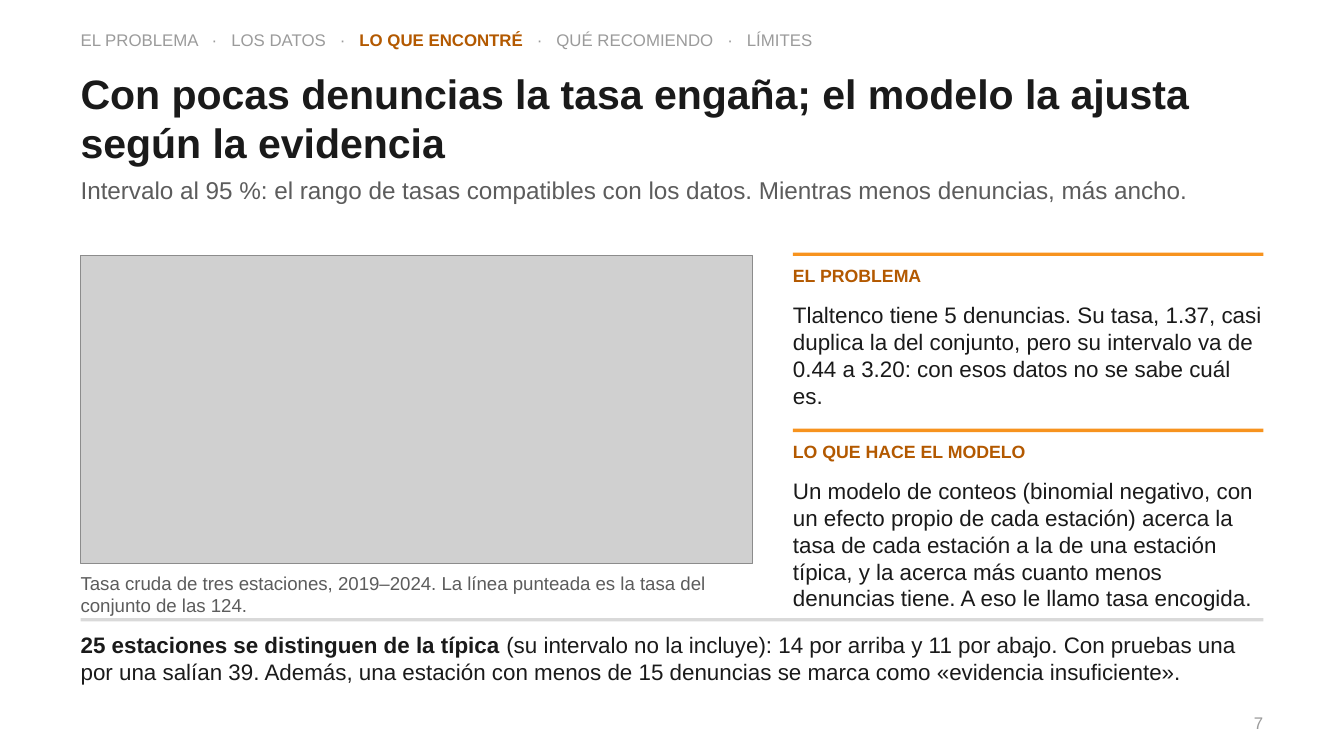
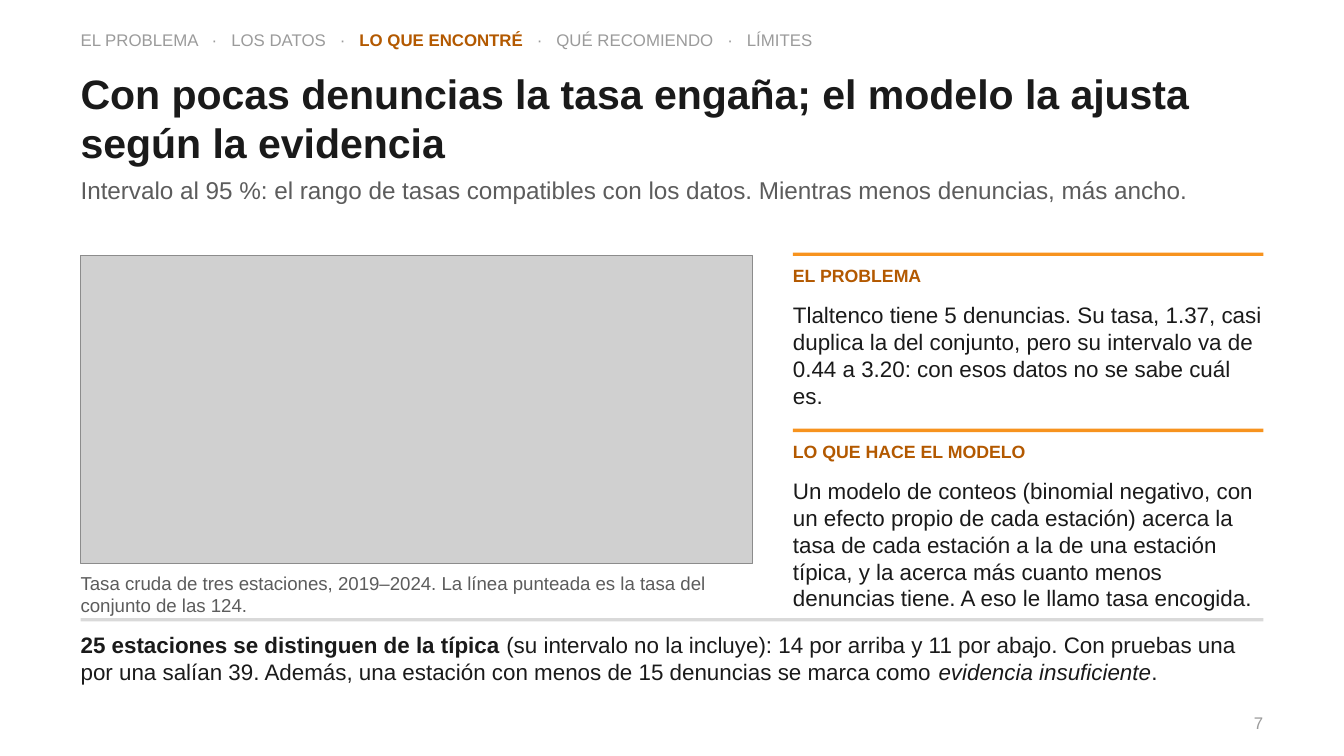
Before and after one commit to sebastiancordoba/caso-inseguridad-cdmx, a slide deck: slide 7 of docs/presentacion/presentacion.pptx. Drawn at 1344x756 pixels with LibreOffice and Linux fonts; fonts in the diff are those of the drawing; grey boxes stand for pictures. Boxes give left, top, right and bottom in pixels: in the first picture for what was removed or moved away, otherwise in the second. Text is boxed around its words. In the diff, an @@ line names an element or a change of style, - is before the commit and + after.

```diff
--- a/docs/presentacion/presentacion.pptx
+++ b/docs/presentacion/presentacion.pptx
@@ text at [81, 636, 1235, 685]: text changed @@
-25 estaciones se distinguen de la típica (su intervalo no la incluye): 14 por arriba y 11 por abajo. Con pruebas una por una salían 39. Además, una estación con menos de 15 denuncias se marca como «evidencia insuficiente».
+25 estaciones se distinguen de la típica (su intervalo no la incluye): 14 por arriba y 11 por abajo. Con pruebas una por una salían 39. Además, una estación con menos de 15 denuncias se marca como evidencia insuficiente.
```
Also in this commit, not shown: 6 other slides changed, 7 other files.
